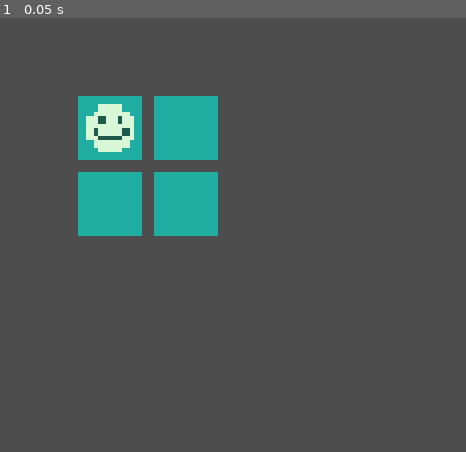
Above: before the commit, frame 1.
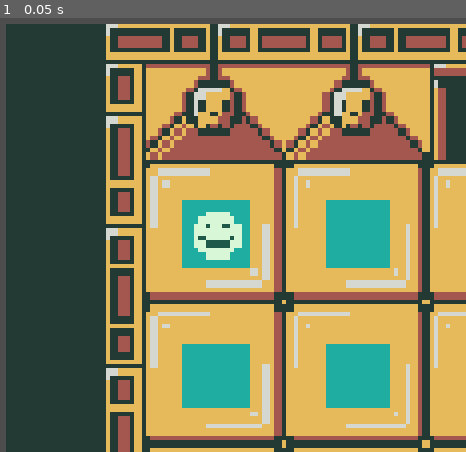
Above: after the commit, the same moment.

Repository: IamZakwithak/GBJAM14
Game: Godot game, scene res://Scenes/test_room.tscn
The game is run twice, just before and just after one commit, with the same random seed, the same clock (stepped at 60 frames per second) and the same inputs.
Inputs:
- Up to frame 1 (0.05 s): no input

The runs differ from the first frame. In frame 1, 97% of the frame differs, in the area x 1-100%, y 1-100%.

Commit message:
added sample room

Diff:
--- a/gbjam-14/Scenes/test_room.tscn
+++ b/gbjam-14/Scenes/test_room.tscn
@@ -2,27 +2,95 @@
 
 [ext_resource type="Script" uid="uid://dscxplkrxn817" path="res://Assets/Rooms/room.gd" id="1_hlq8c"]
 [ext_resource type="PackedScene" uid="uid://jiex14oru4b4" path="res://Scenes/cell.tscn" id="2_6idp7"]
+[ext_resource type="Texture2D" uid="uid://c0a156fruj6u2" path="res://Assets/tile ideation5.png" id="2_afs4w"]
 [ext_resource type="PackedScene" uid="uid://chf1nksskaewi" path="res://Scenes/player.tscn" id="3_rx0dc"]
 
 [node name="Room" type="Node2D" unique_id=448818566 node_paths=PackedStringArray("grid")]
 script = ExtResource("1_hlq8c")
 grid = [NodePath("Cell"), NodePath("Cell2"), NodePath("Cell3"), NodePath("Cell4")]
-grid_width = 2
-grid_height = 2
+grid_width = 5
+grid_height = 5
+
+[node name="TileIdeation5" type="Sprite2D" parent="." unique_id=1852647611]
+position = Vector2(60, 60)
+texture = ExtResource("2_afs4w")
 
 [node name="Cell" parent="." unique_id=947757610 instance=ExtResource("2_6idp7")]
-position = Vector2(-6, -6)
+position = Vector2(12, 12)
 
 [node name="Player" parent="Cell" unique_id=386189924 instance=ExtResource("3_rx0dc")]
 
 [node name="Cell2" parent="." unique_id=1409283956 instance=ExtResource("2_6idp7")]
-position = Vector2(7, -6)
+position = Vector2(36, 12)
 
 [node name="Cell3" parent="." unique_id=599036953 instance=ExtResource("2_6idp7")]
-position = Vector2(-6, 7)
+position = Vector2(60, 12)
 
 [node name="Cell4" parent="." unique_id=210086679 instance=ExtResource("2_6idp7")]
-position = Vector2(7, 7)
+position = Vector2(84, 12)
+
+[node name="Cell5" parent="." unique_id=1060079539 instance=ExtResource("2_6idp7")]
+position = Vector2(108, 12)
+
+[node name="Cell6" parent="." unique_id=820054054 instance=ExtResource("2_6idp7")]
+position = Vector2(12, 36)
+
+[node name="Cell7" parent="." unique_id=1953937737 instance=ExtResource("2_6idp7")]
+position = Vector2(36, 36)
+
+[node name="Cell8" parent="." unique_id=1218550672 instance=ExtResource("2_6idp7")]
+position = Vector2(60, 36)
+
+[node name="Cell9" parent="." unique_id=1948724904 instance=ExtResource("2_6idp7")]
+position = Vector2(84, 36)
+
+[node name="Cell10" parent="." unique_id=365036152 instance=ExtResource("2_6idp7")]
+position = Vector2(108, 36)
+
+[node name="Cell11" parent="." unique_id=14415940 instance=ExtResource("2_6idp7")]
+position = Vector2(12, 60)
+
+[node name="Cell12" parent="." unique_id=2067954930 instance=ExtResource("2_6idp7")]
+position = Vector2(36, 60)
+
+[node name="Cell13" parent="." unique_id=49855693 instance=ExtResource("2_6idp7")]
+position = Vector2(60, 60)
+
+[node name="Cell14" parent="." unique_id=576877394 instance=ExtResource("2_6idp7")]
+position = Vector2(84, 60)
+
+[node name="Cell15" parent="." unique_id=1200068339 instance=ExtResource("2_6idp7")]
+position = Vector2(108, 60)
+
+[node name="Cell16" parent="." unique_id=1255017437 instance=ExtResource("2_6idp7")]
+position = Vector2(12, 84)
+
+[node name="Cell17" parent="." unique_id=277786365 instance=ExtResource("2_6idp7")]
+position = Vector2(36, 84)
+
+[node name="Cell18" parent="." unique_id=1186138036 instance=ExtResource("2_6idp7")]
+position = Vector2(60, 84)
+
+[node name="Cell19" parent="." unique_id=1495143057 instance=ExtResource("2_6idp7")]
+position = Vector2(84, 84)
+
+[node name="Cell20" parent="." unique_id=1883810666 instance=ExtResource("2_6idp7")]
+position = Vector2(108, 84)
+
+[node name="Cell21" parent="." unique_id=1976652902 instance=ExtResource("2_6idp7")]
+position = Vector2(12, 108)
+
+[node name="Cell22" parent="." unique_id=1661378465 instance=ExtResource("2_6idp7")]
+position = Vector2(36, 108)
+
+[node name="Cell23" parent="." unique_id=20660574 instance=ExtResource("2_6idp7")]
+position = Vector2(60, 108)
+
+[node name="Cell24" parent="." unique_id=184295922 instance=ExtResource("2_6idp7")]
+position = Vector2(84, 108)
+
+[node name="Cell25" parent="." unique_id=69082552 instance=ExtResource("2_6idp7")]
+position = Vector2(108, 108)
 
 [node name="Camera2D" type="Camera2D" parent="." unique_id=1217265511]
 zoom = Vector2(1.47, 1.47)
Binary file added: gbjam-14/Assets/tile ideation5.png
Not shown, added: gbjam-14/Assets/tile ideation5.png.import
